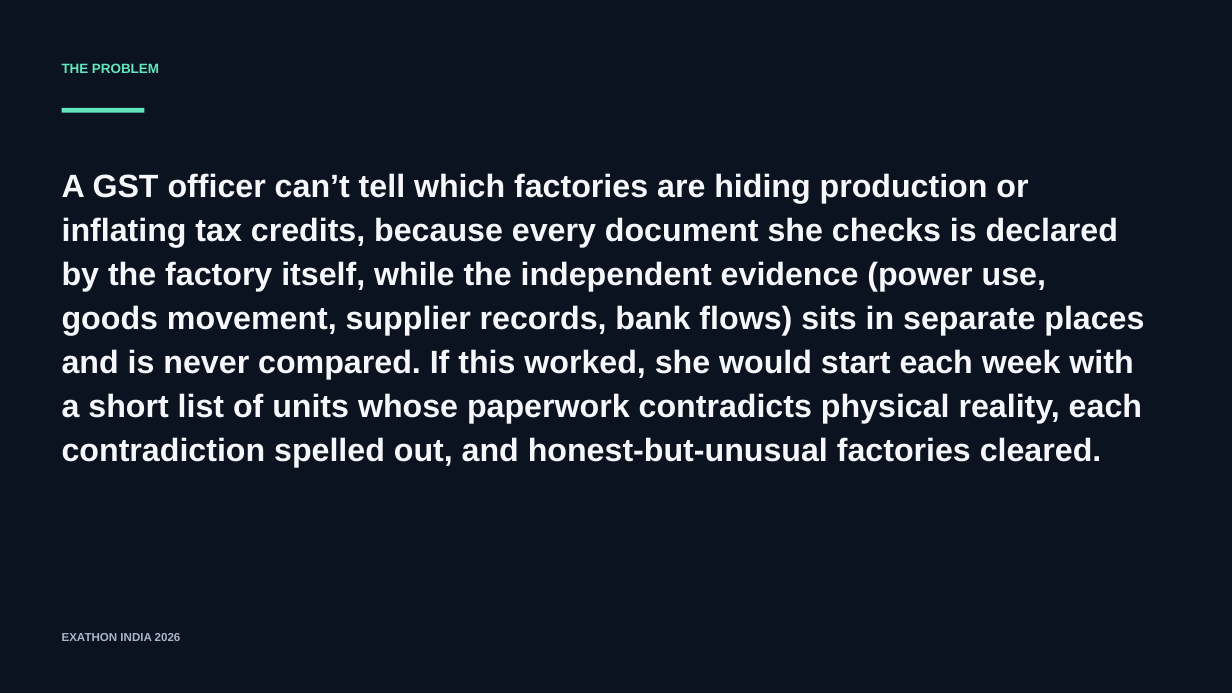
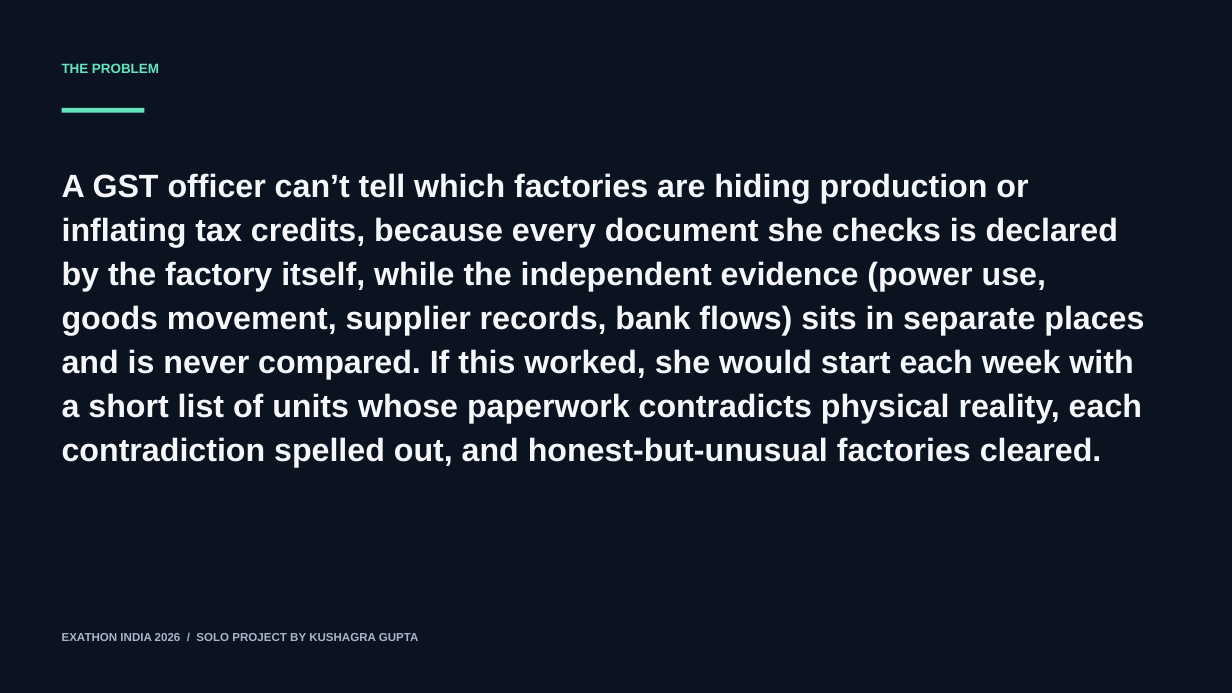
Before and after one commit to kushagragupta2005/gst-evidence-reconciliation, a slide deck: slide 1 of deliverables/exathon-india-2026-pitch.pptx. Drawn at 1232x693 pixels with LibreOffice and Linux fonts; fonts in the diff are those of the drawing. Boxes give left, top, right and bottom in pixels: in the first picture for what was removed or moved away, otherwise in the second. Text is boxed around its words. In the diff, an @@ line names an element or a change of style, - is before the commit and + after.

Commit message:
Credit solo project author Kushagra Gupta

```diff
--- a/deliverables/exathon-india-2026-pitch.pptx
+++ b/deliverables/exathon-india-2026-pitch.pptx
@@ text at (x1=62, y1=633, x2=419, y2=641): text changed @@
-EXATHON INDIA 2026
+EXATHON INDIA 2026 / SOLO PROJECT BY KUSHAGRA GUPTA
```
Also in this commit, not shown: 4 other files.
